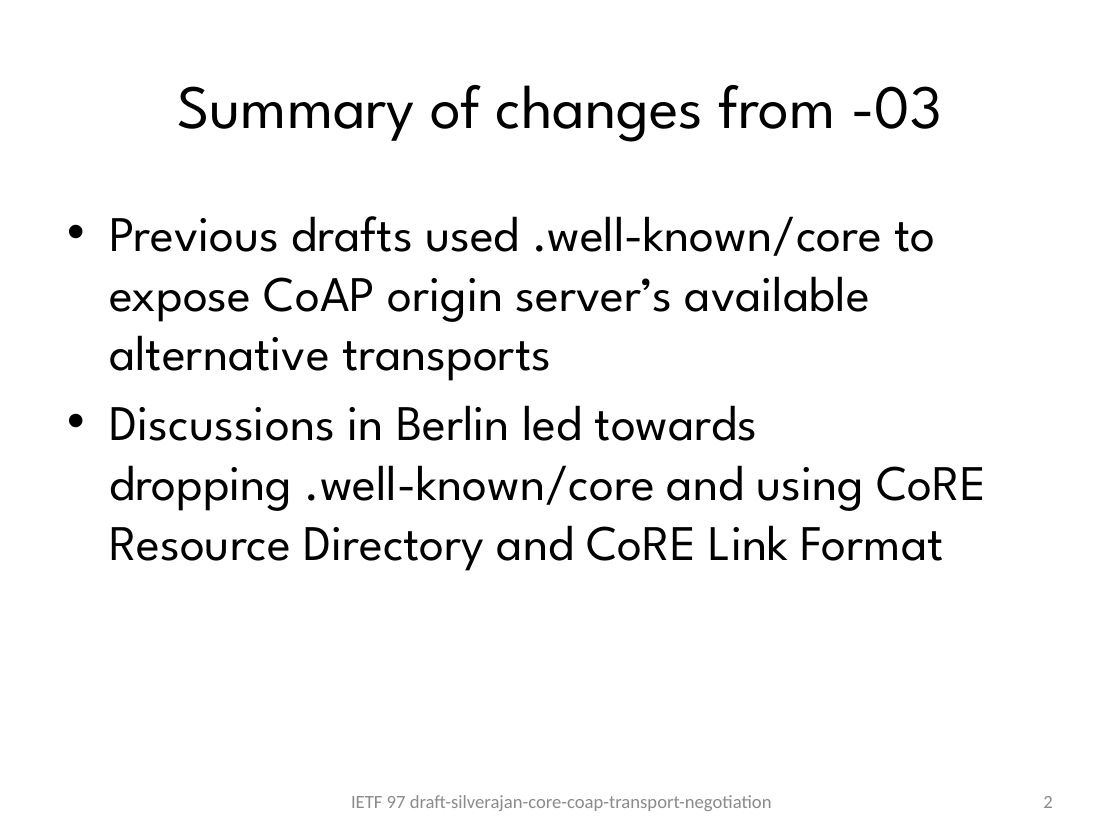
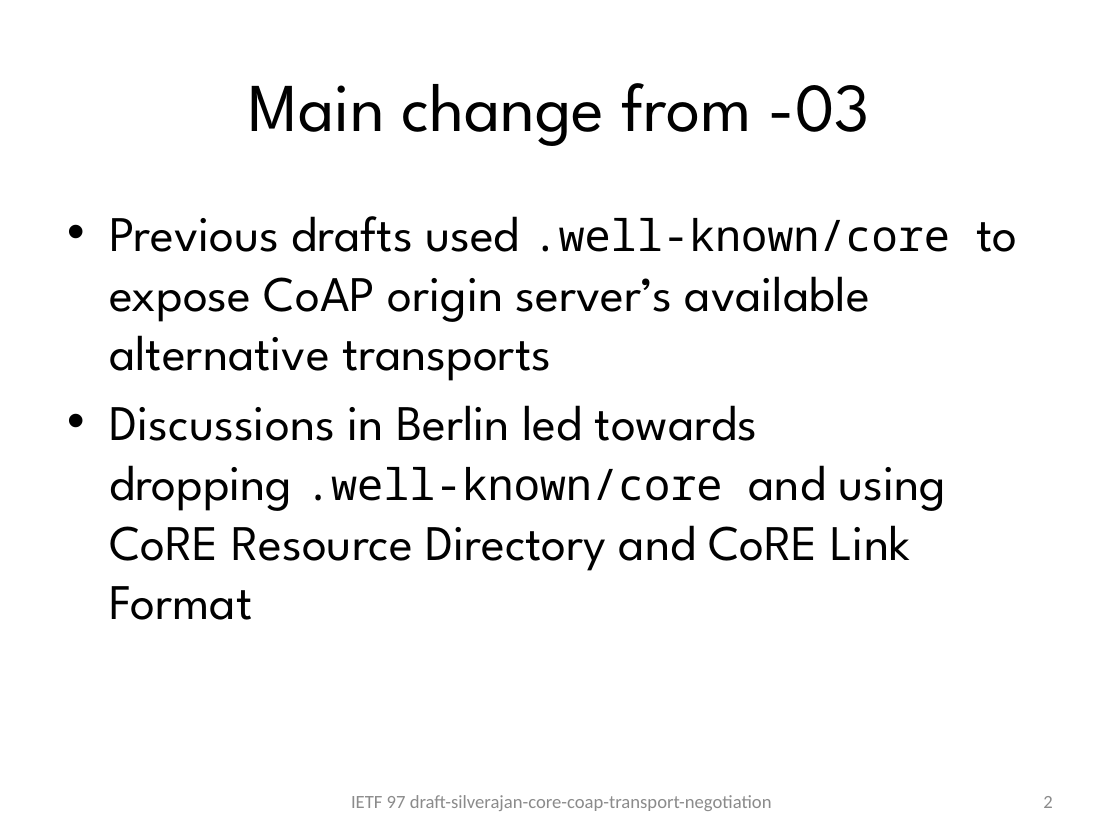
Before and after one commit to mcocak/core-coap-protocol-negotiation, a slide deck: slide 2 of IETF97_slides_protocol-negotiation.pptx. Drawn at 1120x840 pixels with LibreOffice and Linux fonts; fonts in the diff are those of the drawing. Boxes give left, top, right and bottom in pixels: in the first picture for what was removed or moved away, otherwise in the second. Text is boxed around its words. In the diff, an @@ line names an element or a change of style, - is before the commit and + after.

```diff
--- a/IETF97_slides_protocol-negotiation.pptx
+++ b/IETF97_slides_protocol-negotiation.pptx
@@ title at (249, 83, 870, 146): text changed; size 39.6 to 44 pt @@
-Summary of changes from -03
+Main change from -03
@@ text "Previous drafts used .well-known/core to ..." at (109, 216, 1017, 620): size 32 to 28 pt, font League Spartan to Noto Sans Mono in ".well-known/core", ".well-known/core" @@
```
Also in this commit, not shown: 3 other slides changed.
